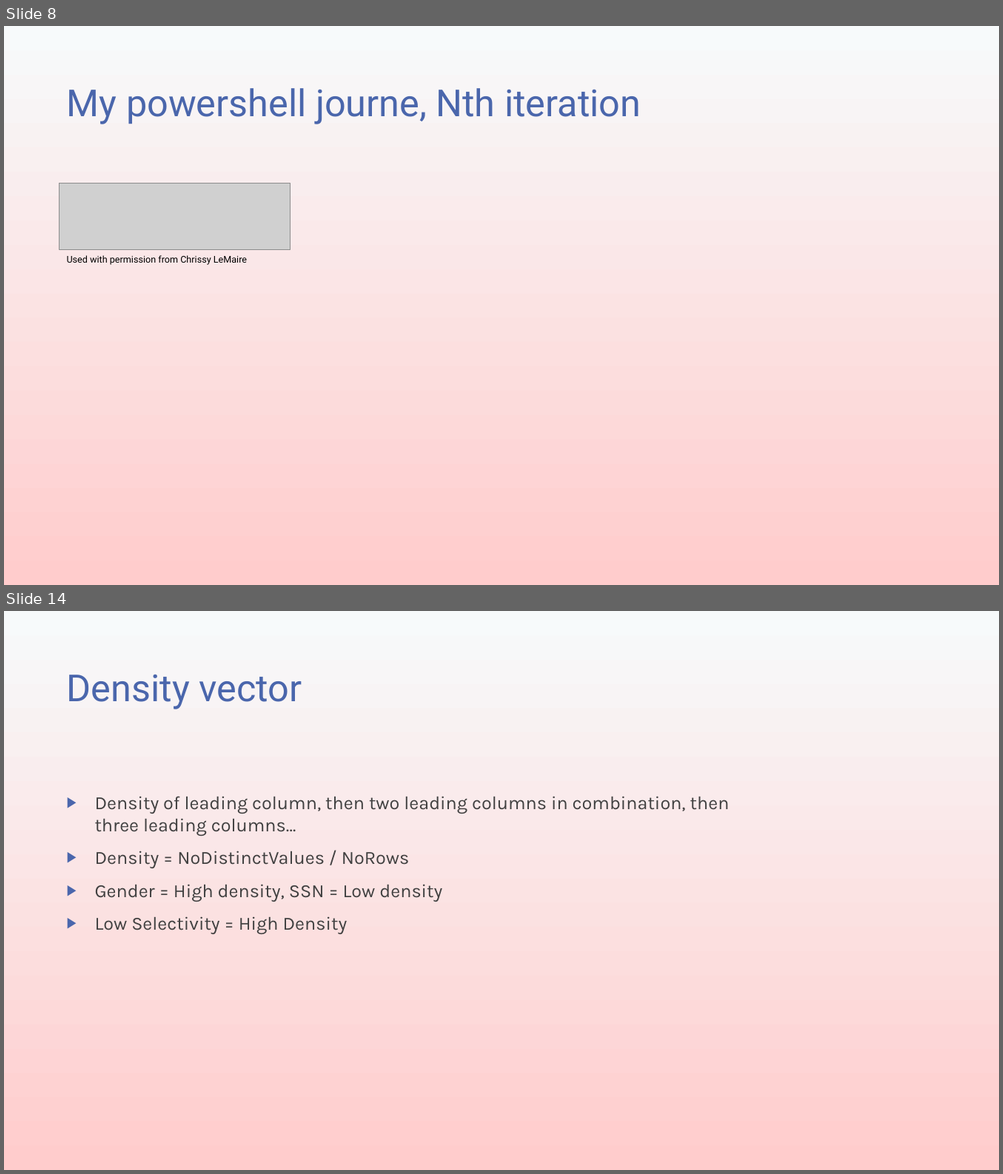
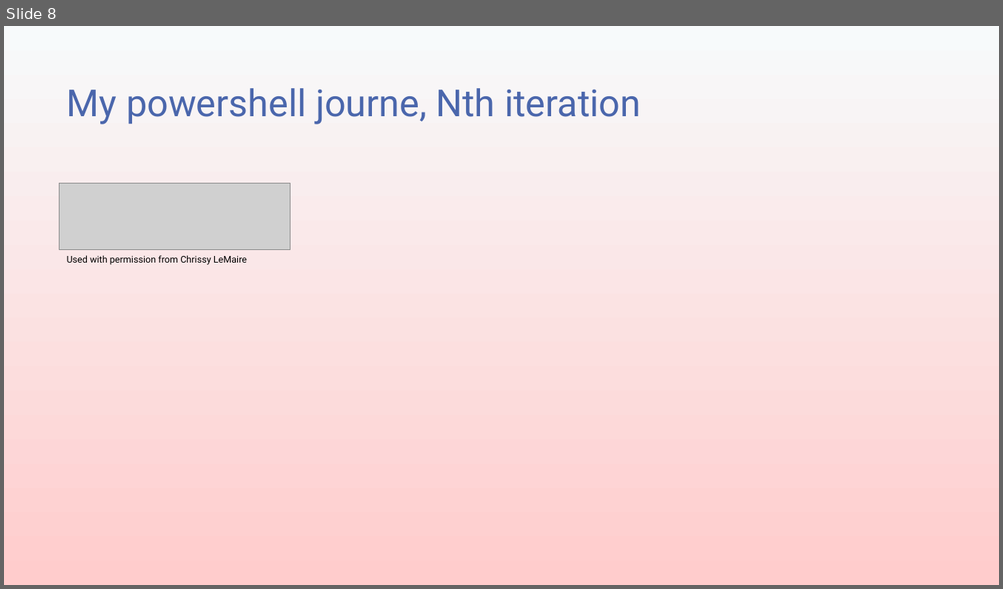
Before and after one commit to transmokopter/Presentations, a slide deck: ILoveDBATools/ILoveDBATools.pptx. Shown one above the other, each under a label of ours: slides 8 and 14 before the commit, slide 8 after it; the slides between them are not shown. The pictures are 1003x1174 and 1003x589 pixels, drawn with LibreOffice and Linux fonts; fonts in the diff are those of the drawing; grey boxes stand for pictures; background and template pictures are left out. Boxes give left, top, right and bottom in pixels: in the first picture for what was removed or moved away, otherwise in the second. Text is boxed around its words. In the diff, an @@ line names an element or a change of style, - is before the commit and + after.

```diff
--- a/ILoveDBATools/ILoveDBATools.pptx
+++ b/ILoveDBATools/ILoveDBATools.pptx
@@ slide 14 removed at (4, 611, 999, 1170), background gradient #F7FAFB to #FFCCCC @@
@@ title removed at (67, 674, 301, 709) @@
-Density vector
@@ text removed at (95, 796, 729, 934) @@
-▶ Density of leading column, then two leading columns in combination, then three leading columns…
-▶ Density = NoDistinctValues / NoRows
-▶ Gender = High density, SSN = Low density
-▶ Low Selectivity = High Density
```
Also in this commit, not shown: 4 slides changed, 3 slides added, 8 other slides removed, 6 other files.
